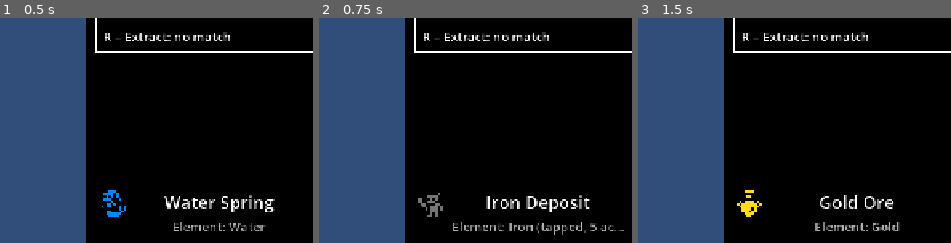
Above: before the commit, frames 1-3 (left to right).
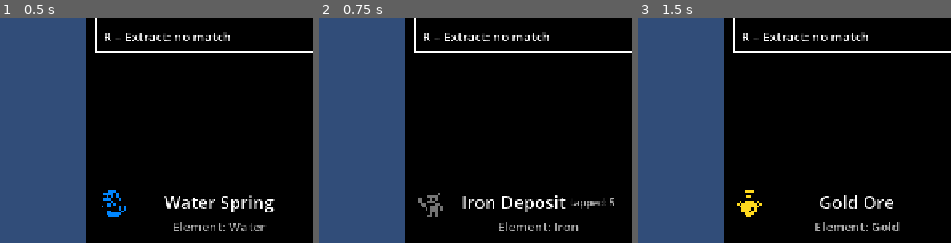
Above: after the commit, the same moments.

Repository: scunningham777/spaes-wrzrds
Game: Godot game, scene res://scenes/planet.tscn
Same seed, same stepped clock (60 frames per second), same inputs: the game is played once before the commit and once after it. This scene is started directly instead of the project's main scene.
Inputs:
- Up to frame 1 (0.5 s): no input
- Up to frame 2 (0.75 s): tap Enter (ui_accept) at 0.5 s; hold W (hex_up) from 0.53 s (still down); hold R (extract) from 0.53 s (still down)
- Up to frame 3 (1.5 s): keep holding W (hex_up); tap Enter (ui_accept) at 0.77, 1.25 s; release R (extract) at 1.28 s; tap E (hex_ne) at 1.35 s
The pictures show only the part of the screen within x 44-94%, y 24-74%; the shares and areas given below are measured in that part.

Frame 1 is identical in both runs. In frame 2, 2.4% of the frame differs, in the area x 42-98%, y 78-97%; in frame 3, nothing differs.

Commit message:
Show the tapped state beside the tile name, not the element
Tapped affects the whole tile, so the side panel now shows a smaller,
dimmed "tapped: N" next to the tile name (the pair stays centered under
the planet name) and the element line is just "Element: Iron". The
note is compact so the longest name, "Stone Outcrop", still fits beside
the icon; the test checks that.

Co-Authored-By: Claude Opus 5.5 <noreply@anthropic.com>
Claude-Session: https://claude.ai/code/session_01Fy3oHrvidQwwoQouWe8HeV

Diff:
--- a/scenes/planet.tscn
+++ b/scenes/planet.tscn
@@ -193,7 +193,7 @@
 expand_mode = 1
 stretch_mode = 5
 
-[node name="TileName" type="Label" parent="UI/SidePanel/Margin/Layout/Bottom/TileInfo"]
+[node name="TileTitle" type="HBoxContainer" parent="UI/SidePanel/Margin/Layout/Bottom/TileInfo"]
 unique_name_in_owner = true
 layout_mode = 1
 anchors_preset = 10
@@ -202,11 +202,26 @@
 offset_right = -56.0
 offset_bottom = 48.0
 grow_horizontal = 2
+mouse_filter = 2
+theme_override_constants/separation = 6
+alignment = 1
+
+[node name="TileName" type="Label" parent="UI/SidePanel/Margin/Layout/Bottom/TileInfo/TileTitle"]
+unique_name_in_owner = true
+layout_mode = 2
+size_flags_vertical = 1
 theme_override_font_sizes/font_size = 28
 text = "Tile"
-horizontal_alignment = 1
 vertical_alignment = 1
-text_overrun_behavior = 3
+
+[node name="TileTapped" type="Label" parent="UI/SidePanel/Margin/Layout/Bottom/TileInfo/TileTitle"]
+unique_name_in_owner = true
+visible = false
+modulate = Color(1, 1, 1, 0.7)
+layout_mode = 2
+size_flags_vertical = 1
+theme_override_font_sizes/font_size = 16
+vertical_alignment = 1
 
 [node name="TileYield" type="Label" parent="UI/SidePanel/Margin/Layout/Bottom/TileInfo"]
 unique_name_in_owner = true
--- a/scripts/ui/tile_info.gd
+++ b/scripts/ui/tile_info.gd
@@ -7,6 +7,7 @@
 
 @onready var _icon: TextureRect = %TileIcon
 @onready var _name: Label = %TileName
+@onready var _tapped: Label = %TileTapped
 @onready var _yield: Label = %TileYield
 
 
@@ -14,15 +15,21 @@
 func show_tile(type: TileGrid.TileType, icon: Texture2D, cooldown: int = 0) -> void:
 	_icon.texture = icon
 	_name.text = TileGrid.display_name(type)
+	# Tapped affects the whole tile, so it sits beside the name rather than the element.
+	_tapped.visible = cooldown > 0
+	_tapped.text = "tapped: %d" % cooldown
 	var item := Items.from_tile(type)
 	_yield.text = "Element: %s" % (Items.display_name(item) if not item.is_empty() else "none")
-	if cooldown > 0:
-		_yield.text += " (tapped, %d %s)" % [cooldown, "action" if cooldown == 1 else "actions"]
 
 
 func shown_name() -> String:
 	return _name.text
 
 
+# The tapped note beside the name, or "" when the tile isn't tapped.
+func shown_tapped() -> String:
+	return _tapped.text if _tapped.visible else ""
+
+
 func shown_yield() -> String:
 	return _yield.text
--- a/tests/smoke_test.gd
+++ b/tests/smoke_test.gd
@@ -385,9 +385,10 @@
 		and tiles.grid.cooldown(Vector2i.ZERO) == 5 and tiles.grid.cooldown(Vector2i(0, 1)) == 5,
 		"planet: R extracts 1 Iron and taps both tiles in the line for 5 actions")
 	_check(extract_hint.call() == "R – Extract: no match", "focus: tapped tiles make the hint no match")
-	_check(tile_info.shown_name() == "Iron Deposit" and tile_info.shown_yield() == "Element: Iron (tapped, 5 actions)"
-		and tile_icon.texture is ImageTexture, "tile info: shows the tapped state and a greyscale icon (%s)"
-		% tile_info.shown_yield())
+	_check(tile_info.shown_name() == "Iron Deposit" and tile_info.shown_tapped() == "tapped: 5"
+		and tile_info.shown_yield() == "Element: Iron" and tile_icon.texture is ImageTexture,
+		"tile info: tapped beside the name, element unchanged, greyscale icon (%s / %s)"
+		% [tile_info.shown_tapped(), tile_info.shown_yield()])
 	var grey := (tile_icon.texture as ImageTexture).get_image()
 	var any_color := false
 	for y in grey.get_height():
@@ -398,11 +399,26 @@
 	# Lined up with the header: icon under the wizard icon, name centered under the planet name.
 	var wizard_icon: Control = current_scene.get_node("UI/SidePanel/Margin/Layout/Top/Header/WizardIcon")
 	var planet_name: Control = current_scene.get_node("%PlanetName")
-	var tile_name: Control = current_scene.get_node("%TileName")
+	var tile_title: Control = current_scene.get_node("%TileTitle")
 	_check(is_equal_approx(tile_icon.global_position.x, wizard_icon.global_position.x)
 		and tile_icon.size == wizard_icon.size, "tile info: icon aligned with the wizard icon")
-	_check(is_equal_approx(tile_name.get_global_rect().get_center().x, planet_name.get_global_rect().get_center().x),
-		"tile info: name centered under the planet name")
+	# Name + tapped note, as one centered row under the planet name (laid out a frame after showing).
+	await process_frame
+	var title_used := Rect2()
+	for part: Control in tile_title.get_children():
+		if part.visible:
+			title_used = part.get_global_rect() if title_used.size == Vector2.ZERO else title_used.merge(part.get_global_rect())
+	_check(absf(title_used.get_center().x - planet_name.get_global_rect().get_center().x) < 1.0,
+		"tile info: name and tapped note centered under the planet name")
+	# The longest name, tapped, still fits without clipping.
+	tiles.grid.set_tile(Vector2i(0, -1), TileGrid.TileType.STONE_OUTCROP)
+	tile_info.show_tile(TileGrid.TileType.STONE_OUTCROP, null, 5)
+	await process_frame
+	var title_slot := tile_info.size.x - 2 * 56.0  # between the icon-width margins
+	_check(tile_title.get_combined_minimum_size().x <= title_slot,
+		"tile info: \"Stone Outcrop  tapped: 5\" fits (%d of %d px)"
+		% [tile_title.get_combined_minimum_size().x, title_slot])
+	tiles.grid.set_tile(Vector2i(0, -1), TileGrid.TileType.EMPTY)  # also refreshes the panel back
 	var divider: Control = current_scene.get_node("UI/SidePanel/Margin/Layout/Bottom/Divider")
 	var split := (divider.global_position.y - 16.0) / (side_panel.size.y - 32.0)  # within the margins
 	_check(absf(split - 0.6) < 0.02 and divider.global_position.y < tile_info.global_position.y,
